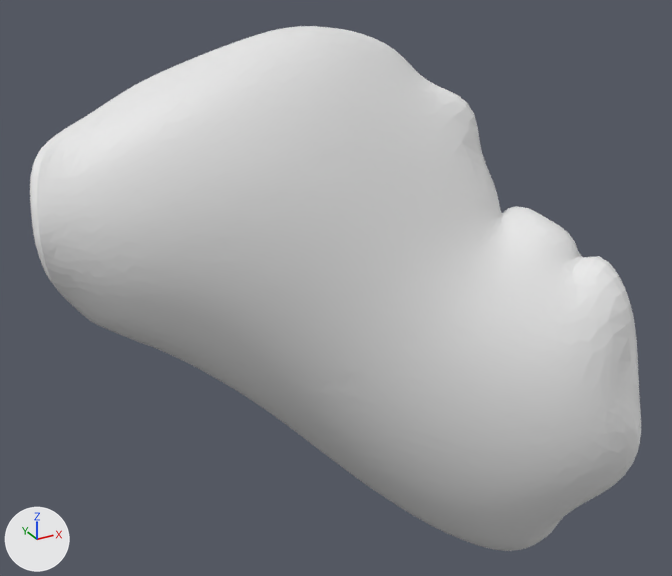
Before and after pictures for a commit that changed the glTF model raw-data/corridor-cache/82e800f8-4771-43df-999e-85dfb7be684c.glb.
Both versions are drawn from a 50 mm lens placed at (-0.0029, -0.1209, 0.4561), pointed at (0.0844, 0.0377, 0.3768). The axes (+X, +Y, +Z) are drawn at lower left. The lights are the same throughout.

The first picture shows 'corridor'.
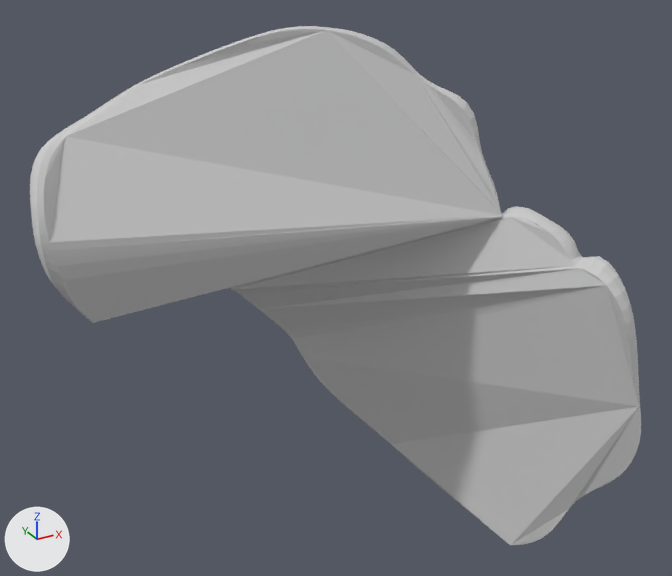
Diff of the bpy script that builds the scene:
```diff
--- a/raw-data/corridor-cache/82e800f8-4771-43df-999e-85dfb7be684c.glb.py
+++ b/raw-data/corridor-cache/82e800f8-4771-43df-999e-85dfb7be684c.glb.py
@@ mat_material @@
+mat_material = principled_material('material')
+mat_material.base_color = (0.6, 0.6, 0.6)  # light grey #cbcbcb
+mat_material.roughness = 1.0
@@ me_corridor @@
 # used by ob_corridor; location = (0.0, 0.0, 0.0)
-me_corridor.from_pydata(...)  # 6248 vertices, 12492 faces; spans x 0.0259..0.1363, y -0.0088..0.0808, z 0.3102..0.4294
+me_corridor.from_pydata(...)  # 3258 vertices, 6512 faces; spans x 0.0259..0.1363, y -0.0068..0.0808, z 0.3107..0.4294
+# me_corridor part 1: 2990 vertices removed from x 0.0292..0.1314, y -0.0088..0.076, z 0.3102..0.4286
+# me_corridor part 2: 6320 faces spanning x 0.0259..0.1363, y -0.0068..0.0808, z 0.3107..0.4294 switch from no material to mat_material (light grey #cbcbcb)
```

Where the change shows, as pixel boxes [x1, y1, x2, y2] in the pictures (672 x 576 px):
'corridor', reshaped: before [30, 26, 641, 551]; after [30, 26, 641, 546]
part 1 of me_corridor, deleted: before [44, 29, 641, 551]
part 2 of me_corridor, recoloured (white to grey): [30, 26, 641, 414] in both
